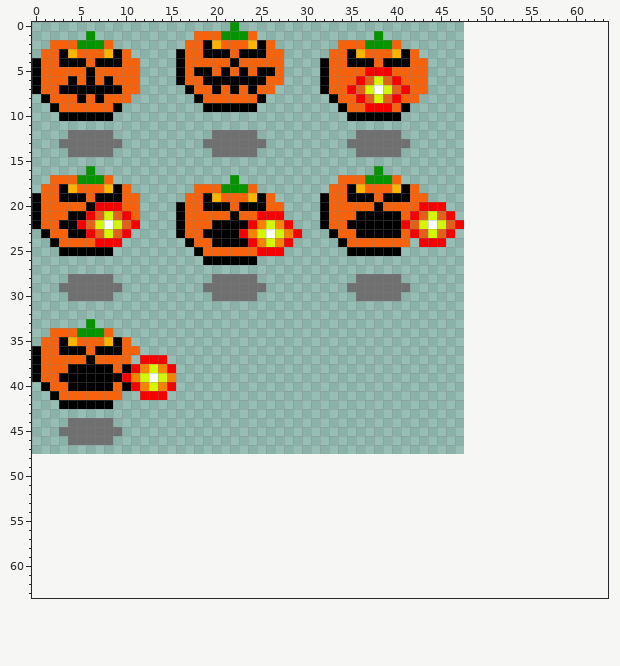
Pixel-art sprite, stored at 2DGame/Assets/_Project/Art/Sprites/Enemies_Scary_theme/png_files/pumpkin.png. The first picture shows the starting point.
The file is 48x48 pixels. The old version is drawn lined up with the new one, on the new canvas.
The same view after the edit:
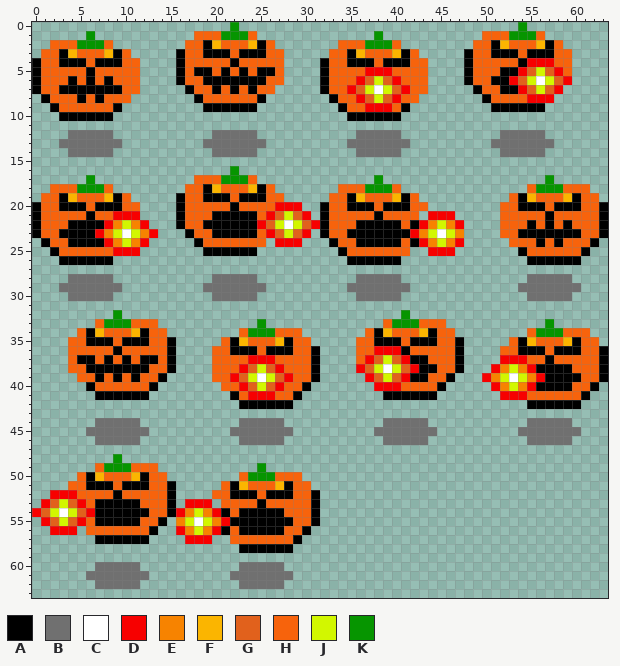
Palette (. is transparent): A #000000  B #707070  C #ffffff  D #f70000  E #f78300  F #fbb500  G #e1611c  H #f7630c  J #d2f700  K #069500
Diff:
canvas 48x48 -> 64x64
@@ x 0..63 @@
- 0 ......................K.........................................
- 1 ......K...........HHHKKKH.............K.........................
- 2 ..HHHKKKH........HHAFHHHFAH.......HHHKKKH.......................
- 3 .HHAFHHHFAH.....AHHAAAHAAAHH.....HHAFHHHFAH.....................
- 4 AHHAAAHAAAHH....AHHHHHAHHHHH....AHHAAAHAAAHH....................
- 5 AHHHHHAHHHHH....AHAAHAHAHAAH....AHHHHDDDHHHH....................
- 6 AHHHAHAHAHHH....AHHAAAAAAAHH....AHHHDGJGDHHH....................
- 7 AHHAAAAAAAHH.....AHHAHAHAHH.....AHHDGJCJGDHH....................
- 8 .AHHHAHAHHH.......AHHHHHHA.......AHHDGJGDHH.....................
- 9 ..AHHHHHHA.........AAAAAA.........AHHDDDHA......................
+ 0 ......................K...............................K.........
+ 1 ......K...........HHHKKKH.............K...........HHHKKKH.......
+ 2 ..HHHKKKH........HHAFHHHFAH.......HHHKKKH........HHAFHHHFAH.....
+ 3 .HHAFHHHFAH.....AHHAAAHAAAHH.....HHAFHHHFAH.....AHHAAAHAAAHH....
+ 4 AHHAAAHAAAHH....AHHHHHAHHHHH....AHHAAAHAAAHH....AHHHHHADDDHH....
+ 5 AHHHHHAHHHHH....AHAAHAHAHAAH....AHHHHDDDHHHH....AHHHAADGJGDH....
+ 6 AHHHAHAHAHHH....AHHAAAAAAAHH....AHHHDGJGDHHH....AHHAADGJCJGD....
+ 7 AHHAAAAAAAHH.....AHHAHAHAHH.....AHHDGJCJGDHH.....AHHAADGJGD.....
+ 8 .AHHHAHAHHH.......AHHHHHHA.......AHHDGJGDHH.......AHHHHDDD......
+ 9 ..AHHHHHHA.........AAAAAA.........AHHDDDHA.........AAAAAA.......
 10 ...AAAAAA..........................AAAAAA.......................
 11 ................................................................
-12 ....BBBBB...........BBBBB...........BBBBB.......................
-13 ...BBBBBBB.........BBBBBBB.........BBBBBBB......................
-14 ....BBBBB...........BBBBB...........BBBBB.......................
+12 ....BBBBB...........BBBBB...........BBBBB...........BBBBB.......
+13 ...BBBBBBB.........BBBBBBB.........BBBBBBB.........BBBBBBB......
+14 ....BBBBB...........BBBBB...........BBBBB...........BBBBB.......
 15 ................................................................
-16 ......K...............................K.........................
-17 ..HHHKKKH.............K...........HHHKKKH.......................
-18 .HHAFHHHFAH.......HHHKKKH........HHAFHHHFAH.....................
-19 AHHAAAHAAAHH.....HHAFHHHFAH.....AHHAAAHAAAHH....................
-20 AHHHHHADDDHH....AHHAAAHAAAHH....AHHHHHAHHHHDDD..................
-21 AHHHAADGJGDH....AHHHHHAHHDDD....AHHHAAAAAHDGJGD.................
-22 AHHAADGJCJGD....AHHHAAAADEJED...AHHAAAAAADGJCJGD................
-23 .AHHAADGJGD.....AHHAAAADEJCJED...AHHAAAAAHDGJGD.................
-24 ..AHHHHDDD.......AHHAAAADEJED.....AHHHHHHH.DDD..................
-25 ...AAAAAA.........AHHHHHHDDD.......AAAAAA.......................
-26 ...................AAAAAA.......................................
+16 ......................K.........................................
+17 ......K...........HHHKKKH.............K..................K......
+18 ..HHHKKKH........HHAFHHHFAH.......HHHKKKH..............HKKKHHH..
+19 .HHAFHHHFAH.....AHHAAAHAAAHH.....HHAFHHHFAH..........HAFHHHFAHH.
+20 AHHAAAHAAAHH....AHHHHHAHHHHDDD..AHHAAAHAAAHH........HHAAAHAAAHHA
+21 AHHHHHAHHDDD....AHHHAAAAAHDGJGD.AHHHHHAHHHH.DDD.....HHHHHAHHHHHA
+22 AHHHAAAADEJED...AHHAAAAAADGJCJGDAHHHAAAAAHADEJED....HHHAHAHAHHHA
+23 AHHAAAADEJCJED...AHHAAAAAHDGJGD.AHHAAAAAAADEJCJE....HHAAAAAAAHHA
+24 .AHHAAAADEJED.....AHHHHHHH.DDD...AHHAAAAAHADEJED.....HHHAHAHHHA.
+25 ..AHHHHHHDDD.......AAAAAA.........AHHHHHHH..DDD.......AHHHHHHA..
+26 ...AAAAAA..........................AAAAAA..............AAAAAA...
 27 ................................................................
-28 ....BBBBB...........BBBBB...........BBBBB.......................
-29 ...BBBBBBB.........BBBBBBB.........BBBBBBB......................
-30 ....BBBBB...........BBBBB...........BBBBB.......................
+28 ....BBBBB...........BBBBB...........BBBBB..............BBBBB....
+29 ...BBBBBBB.........BBBBBBB.........BBBBBBB............BBBBBBB...
+30 ....BBBBB...........BBBBB...........BBBBB..............BBBBB....
 31 ................................................................
-32 ................................................................
-33 ......K.........................................................
-34 ..HHHKKKH.......................................................
-35 .HHAFHHHFAH.....................................................
-36 AHHAAAHAAAHH....................................................
-37 AHHHHHAHHHH.DDD.................................................
-38 AHHHAAAAAHADEJED................................................
-39 AHHAAAAAAADEJCJE................................................
-40 .AHHAAAAAHADEJED................................................
-41 ..AHHHHHHH..DDD.................................................
-42 ...AAAAAA.......................................................
+32 .........K...............................K......................
+33 .......HKKKHHH...........K.............HKKKHHH...........K......
+34 .....HAFHHHFAHH........HKKKHHH.......HAFHHHFAHH........HKKKHHH..
+35 ....HHAAAHAAAHHA.....HAFHHHFAHH.....HHAAAHAAAHHA.....HAFHHHFAHH.
+36 ....HHHHHAHHHHHA....HHAAAHAAAHHA....HHDDDAHHHHHA....HHAAAHAAAHHA
+37 ....HAAHAHAHAAHA....HHHHDDDHHHHA....HDGJGDAAHHHA....DDDHHAHHHHHA
+38 ....HHAAAAAAAHHA....HHHDGJGDHHHA....DGJCJGDAAHHA...DEJEDAAAAHHHA
+39 .....HHAHAHAHHA.....HHDGJCJGDHHA.....DGJGDAAHHA...DEJCJEDAAAAHHA
+40 ......AHHHHHHA.......HHDGJGDHHA.......DDDHHHHA.....DEJEDAAAAHHA.
+41 .......AAAAAA.........AHDDDHHA.........AAAAAA.......DDDHHHHHHA..
+42 .......................AAAAAA..........................AAAAAA...
 43 ................................................................
-44 ....BBBBB.......................................................
-45 ...BBBBBBB......................................................
-46 ....BBBBB.......................................................
+44 .......BBBBB...........BBBBB...........BBBBB...........BBBBB....
+45 ......BBBBBBB.........BBBBBBB.........BBBBBBB.........BBBBBBB...
+46 .......BBBBB...........BBBBB...........BBBBB...........BBBBB....
 47 ................................................................
-48 ................................................................
-49 ................................................................
-50 ................................................................
-51 ................................................................
-52 ................................................................
-53 ................................................................
-54 ................................................................
-55 ................................................................
-56 ................................................................
-57 ................................................................
-58 ................................................................
+48 .........K......................................................
+49 .......HKKKHHH...........K......................................
+50 .....HAFHHHFAHH........HKKKHHH..................................
+51 ....HHAAAHAAAHHA.....HAFHHHFAHH.................................
+52 ..DDDHHHHAHHHHHA....HHAAAHAAAHHA................................
+53 .DGJGDHAAAAAHHHA.DDD.HHHHAHHHHHA................................
+54 DGJCJGDAAAAAAHHADEJEDAHAAAAAHHHA................................
+55 .DGJGDHAAAAAHHA.EJCJEDAAAAAAAHHA................................
+56 ..DDD.HHHHHHHA..DEJEDAHAAAAAHHA.................................
+57 .......AAAAAA....DDD..HHHHHHHA..................................
+58 .......................AAAAAA...................................
 59 ................................................................
-60 ................................................................
-61 ................................................................
-62 ................................................................
+60 .......BBBBB...........BBBBB....................................
+61 ......BBBBBBB.........BBBBBBB...................................
+62 .......BBBBB...........BBBBB....................................
 63 ................................................................
